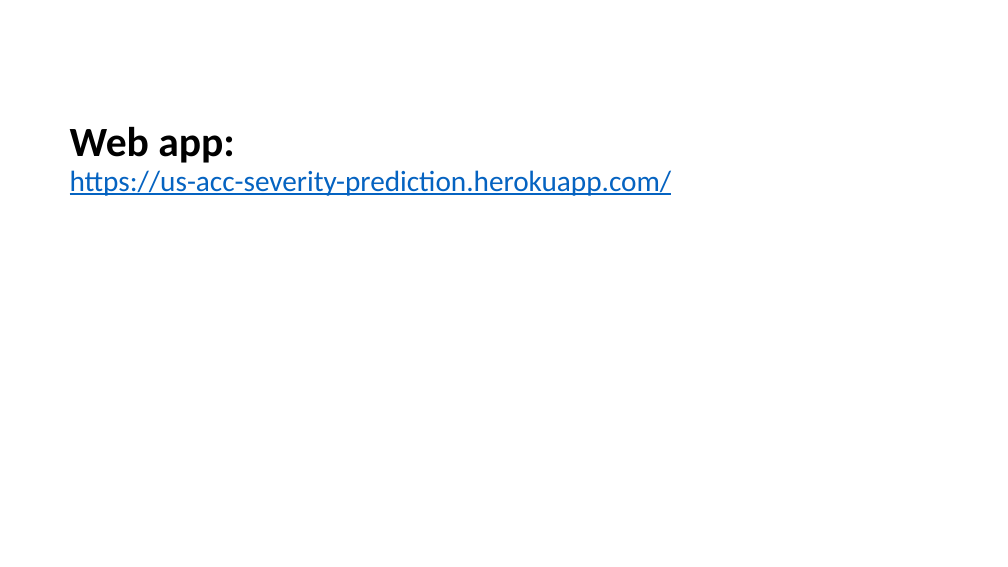
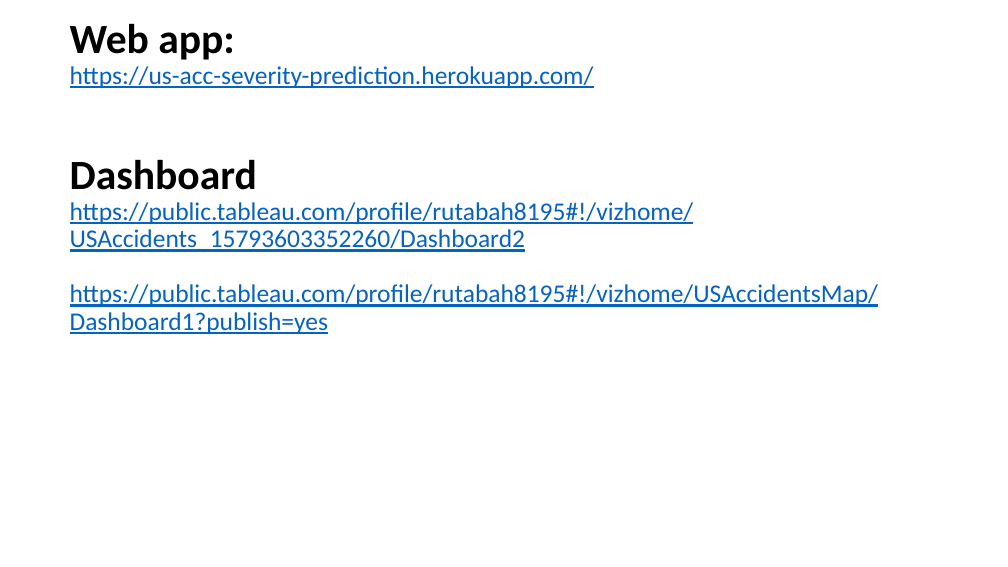
Before and after one commit to bhavinidata/AccidentsSeverityPredictionML, a slide deck: slide 12 of AccSevPred_Presentation.pptx. Drawn at 1008x567 pixels with LibreOffice and Linux fonts; fonts in the diff are those of the drawing. Boxes give left, top, right and bottom in pixels: in the first picture for what was removed or moved away, otherwise in the second. Text is boxed around its words. In the diff, an @@ line names an element or a change of style, - is before the commit and + after.

Commit message:
added dashboard links in presentation

```diff
--- a/AccSevPred_Presentation.pptx
+++ b/AccSevPred_Presentation.pptx
@@ title at (70, 23, 878, 334): text changed; size 27.9 to 24.3 pt @@
-Web app:
-https://us-acc-severity-prediction.herokuapp.com/
+Web app:
+https://us-acc-severity-prediction.herokuapp.com/
+Dashboard
+https://public.tableau.com/profile/rutabah8195#!/vizhome/USAccidents_15793603352260/Dashboard2
+https://public.tableau.com/profile/rutabah8195#!/vizhome/USAccidentsMap/Dashboard1?publish=yes
```
